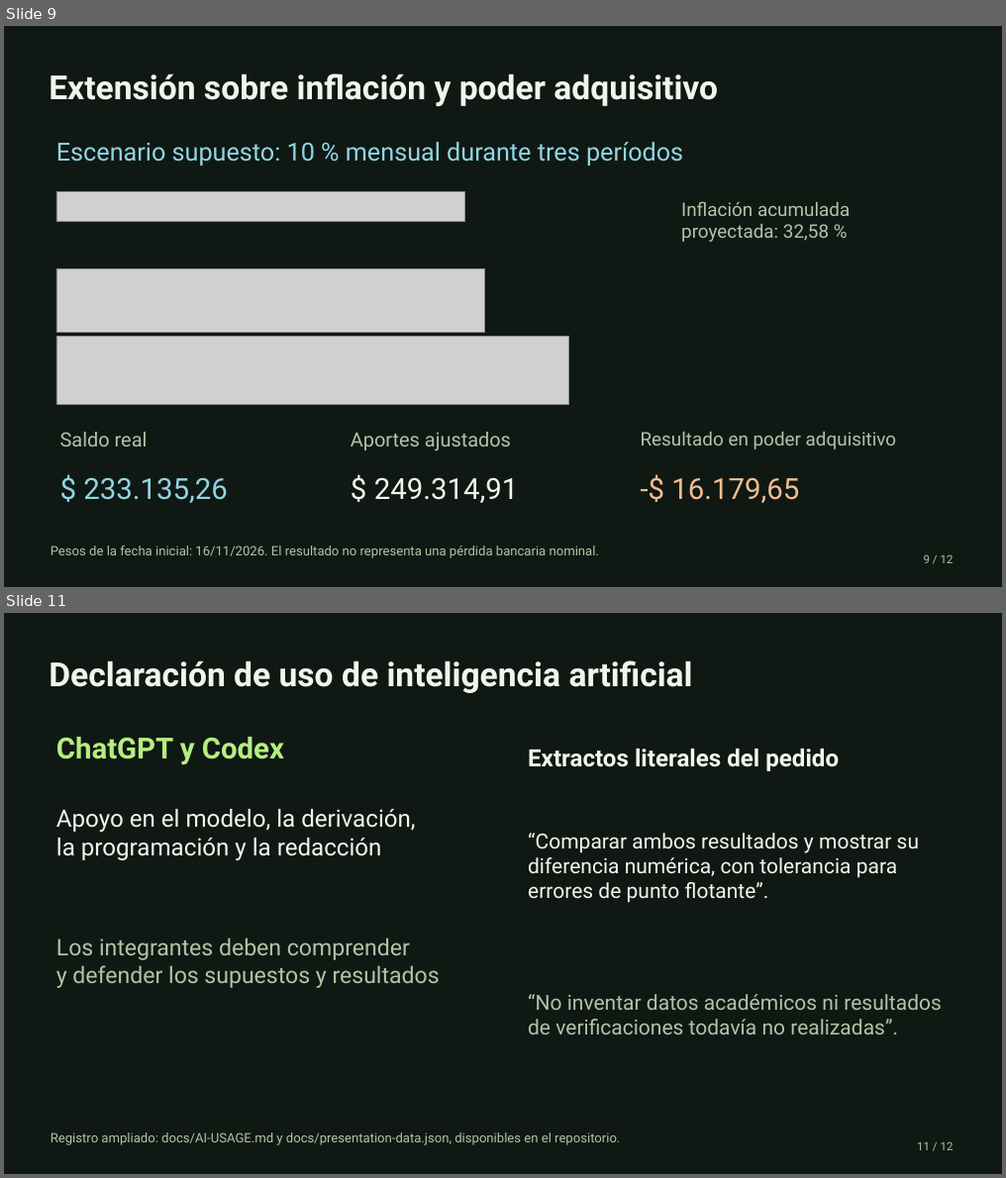
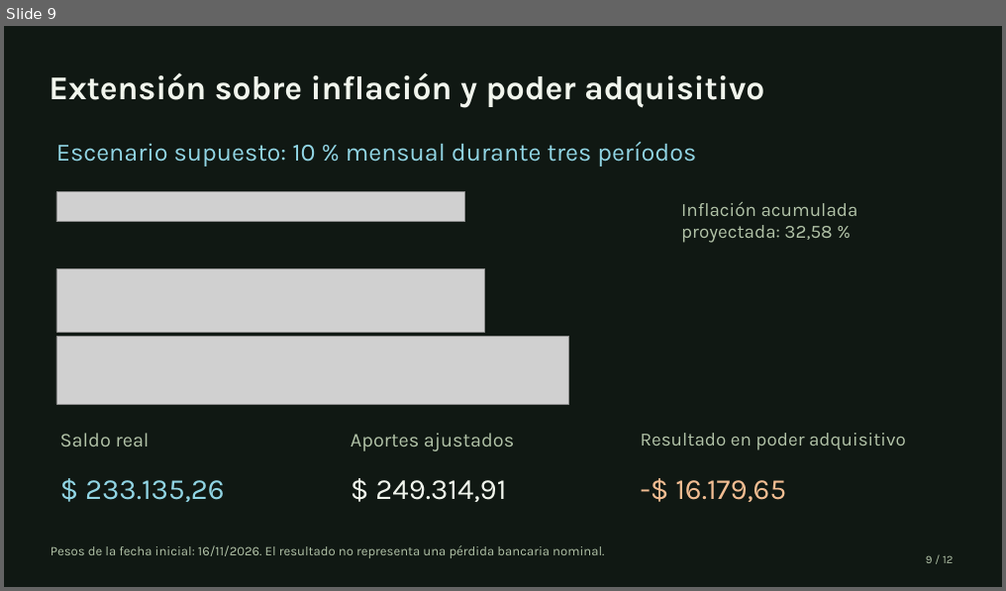
Before and after one commit to Musta1ne/capital-discreto, a slide deck: output/presentations/Capital_Discreto_Coloquio_2026.pptx. Shown one above the other, each under a label of ours: slides 9 and 11 before the commit, slide 9 after it; the slides between them are not shown. The pictures are 1006x1178 and 1006x591 pixels, drawn with LibreOffice and Linux fonts; fonts in the diff are those of the drawing; grey boxes stand for pictures. Boxes give left, top, right and bottom in pixels: in the first picture for what was removed or moved away, otherwise in the second. Text is boxed around its words. In the diff, an @@ line names an element or a change of style, - is before the commit and + after.

```diff
--- a/output/presentations/Capital_Discreto_Coloquio_2026.pptx
+++ b/output/presentations/Capital_Discreto_Coloquio_2026.pptx
@@ slide 11 removed at (x1=4, y1=613, x2=1002, y2=1174), background #101813 @@
@@ text removed at (x1=49, y1=661, x2=693, y2=693) @@
-Declaración de uso de inteligencia artificial
@@ text removed at (x1=56, y1=737, x2=284, y2=765) @@
-ChatGPT y Codex
@@ text removed at (x1=528, y1=749, x2=839, y2=771) @@
-Extractos literales del pedido
@@ text removed at (x1=56, y1=809, x2=415, y2=861) @@
-Apoyo en el modelo, la derivación,
-la programación y la redacción
@@ text removed at (x1=528, y1=833, x2=919, y2=903) @@
-“Comparar ambos resultados y mostrar su diferencia numérica, con tolerancia para errores de punto flotante”.
@@ text removed at (x1=56, y1=938, x2=440, y2=988) @@
-Los integrantes deben comprender
-y defender los supuestos y resultados
@@ text removed at (x1=528, y1=994, x2=942, y2=1035) @@
-“No inventar datos académicos ni resultados de verificaciones todavía no realizadas”.
@@ text removed at (x1=51, y1=1133, x2=620, y2=1146) @@
-Registro ampliado: docs/AI-USAGE.md y docs/presentation-data.json, disponibles en el repositorio.
@@ text removed at (x1=917, y1=1142, x2=953, y2=1151) @@
-11 / 12
@@ slide 9 changed as well @@
@@ font Roboto to Karla in 11 elements at (x1=49, y1=73, x2=764, y2=108), (x1=926, y1=556, x2=953, y2=564), (x1=56, y1=142, x2=696, y2=167), (x1=681, y1=202, x2=858, y2=243), (x1=60, y1=433, x2=150, y2=447), (x1=85, y1=480, x2=224, y2=502), (x1=350, y1=433, x2=514, y2=452), (x1=375, y1=480, x2=506, y2=502), (x1=641, y1=433, x2=906, y2=451), (x1=675, y1=480, x2=786, y2=502), (x1=51, y1=546, x2=604, y2=559) @@
```
Also in this commit, not shown: 9 other slides changed, 1 other slide removed, 4 other files.
